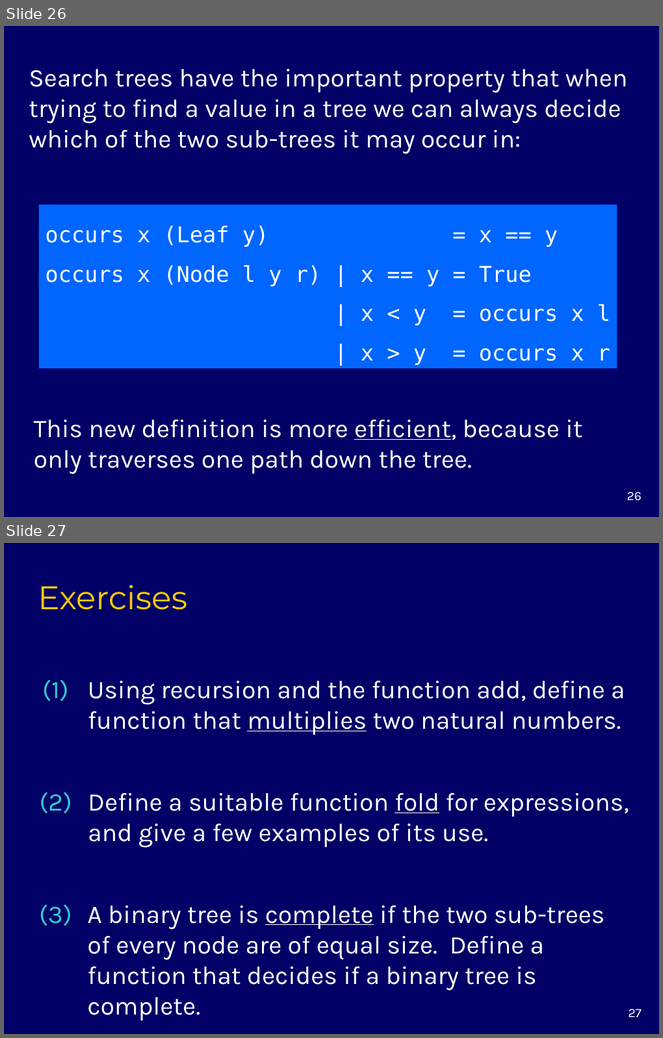
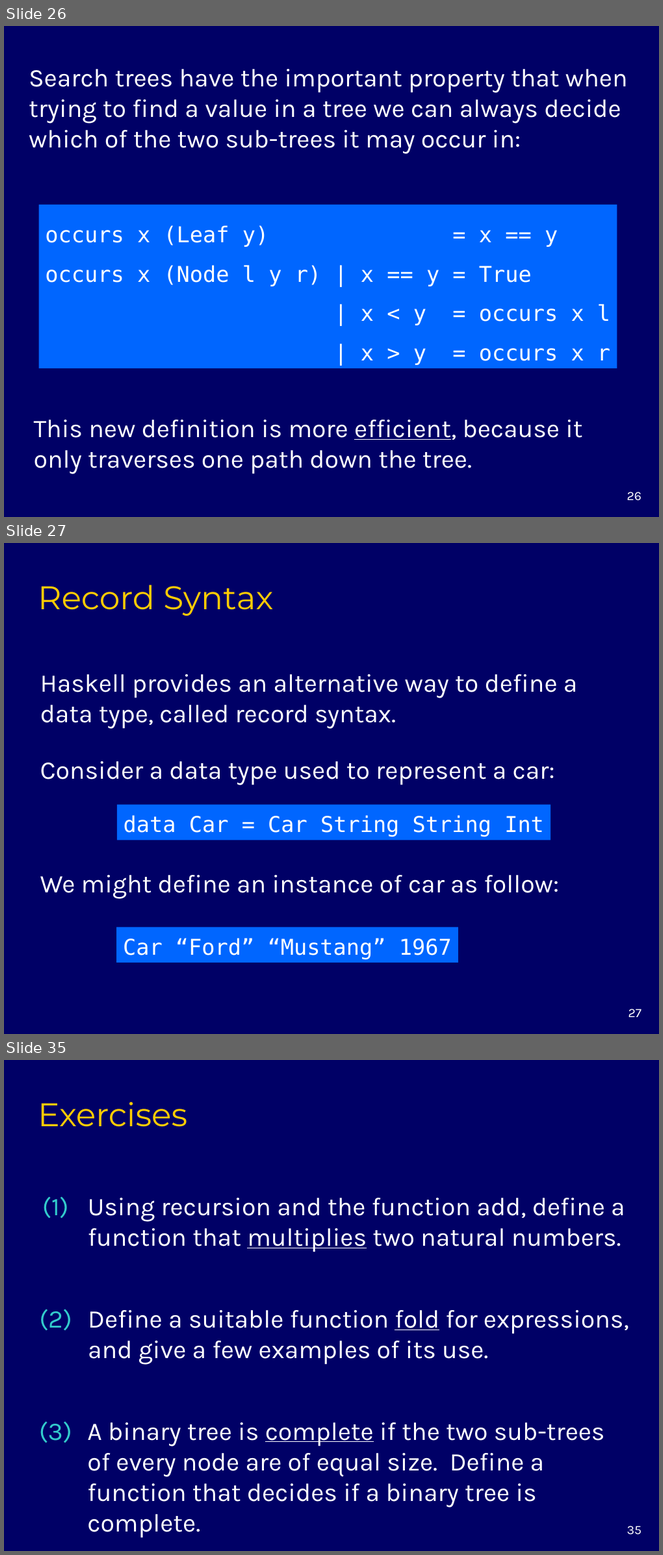
Before and after one commit to markgrebe/EECS776, a slide deck: chapter10.ppt. Shown one above the other, each under a label of ours: slides 26 and 27 before the commit, slides 26, 27 and 35 after it; the slides between them are not shown. The pictures are 663x1038 and 663x1555 pixels, drawn with LibreOffice and Linux fonts; fonts in the diff are those of the drawing. Boxes give left, top, right and bottom in pixels: in the first picture for what was removed or moved away, otherwise in the second. Text is boxed around its words. In the diff, an @@ line names an element or a change of style, - is before the commit and + after.

Commit message:
Added record and newtype slides

```diff
--- a/chapter10.ppt
+++ b/chapter10.ppt
@@ slide 27 added at (x1=4, y1=543, x2=659, y2=1034), background #000066 @@
@@ title added at (x1=38, y1=585, x2=273, y2=616), 36 pt, text #FFCC00 @@
+Record Syntax
@@ text added at (x1=40, y1=674, x2=578, y2=729), 28 pt, text #FFFFFF @@
+Haskell provides an alternative way to define a data type, called record syntax.
@@ text added at (x1=40, y1=761, x2=555, y2=785), 28 pt, text #FFFFFF @@
+Consider a data type used to represent a car:
@@ rectangle added at (x1=116, y1=805, x2=551, y2=841), fill #0066FF, 24 pt, text #FFFFFF @@
+data Car = Car String String Int
@@ text added at (x1=40, y1=875, x2=560, y2=899), 28 pt, text #FFFFFF @@
+We might define an instance of car as follow:
@@ rectangle added at (x1=116, y1=928, x2=458, y2=963), fill #0066FF, 24 pt, text #FFFFFF @@
+Car “Ford” “Mustang” 1967
@@ page number added at (x1=629, y1=1009, x2=642, y2=1017), 14 pt, text #FFFFFF @@
+27
@@ what was slide 27 is now slide 35 @@
@@ page number at (x1=627, y1=1526, x2=642, y2=1535): text changed @@
-27
+35
```
Also in this commit, not shown: 7 other slides added.
